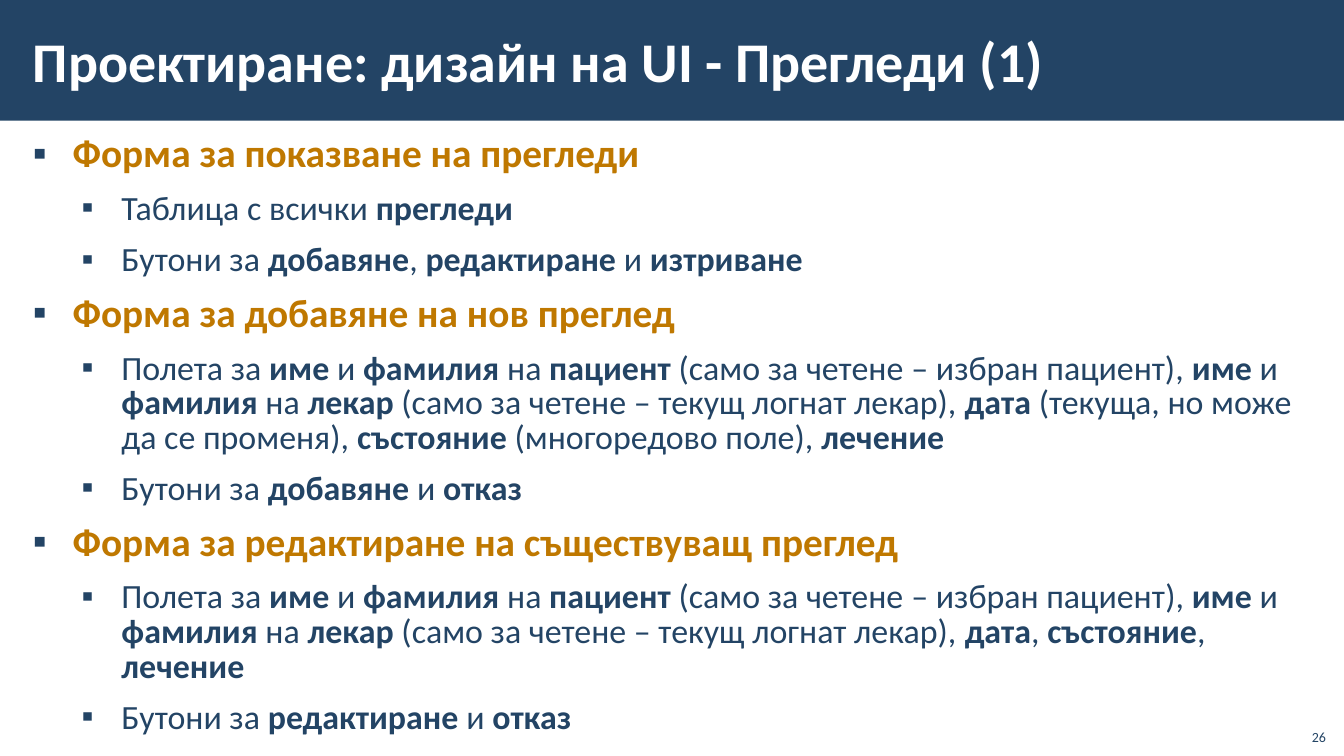
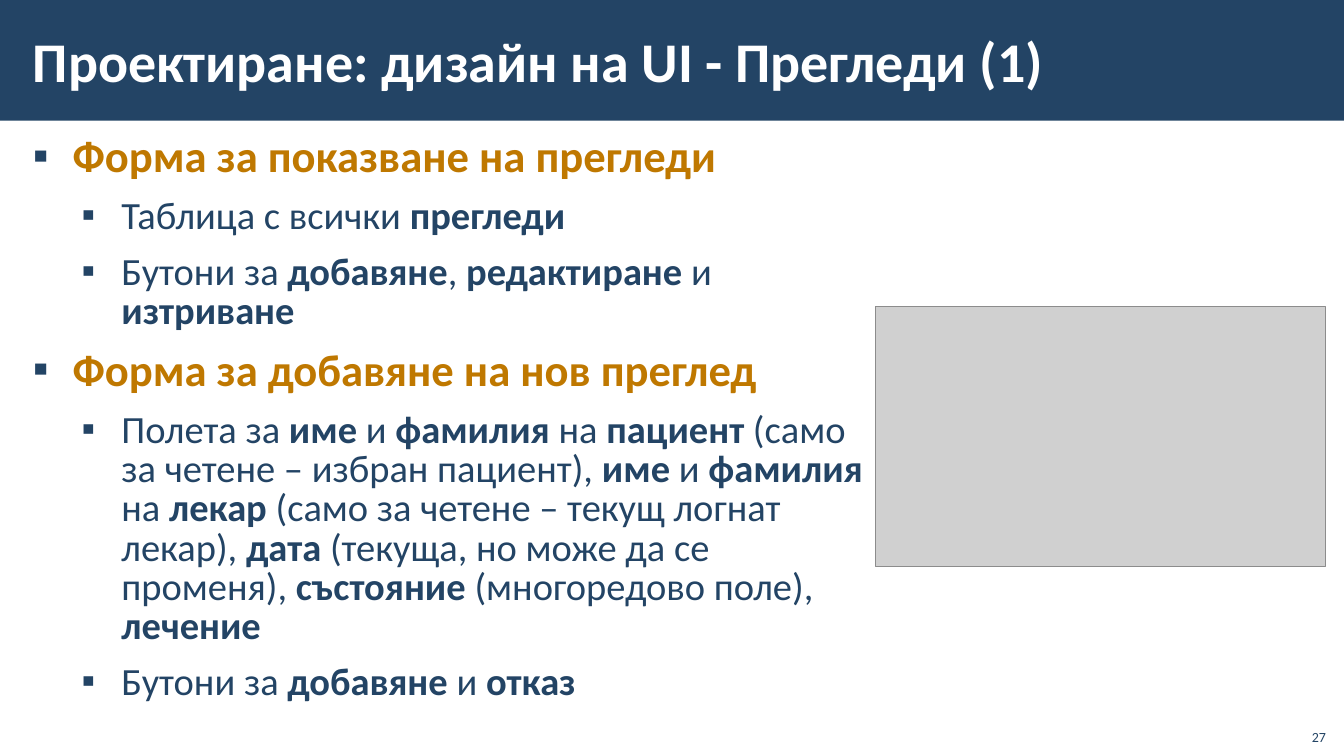
Before and after one commit to BG-IT-Edu/School-Programming, a slide deck: slide 27 of Courses/Software-Sciences/Module-4-Information-Systems-New/09-Lifecycle-of-Information-System/09-Lifecycle-of-Information-System.pptx (slide 26 before the commit). Drawn at 1344x756 pixels with LibreOffice and Linux fonts; fonts in the diff are those of the drawing; grey boxes stand for pictures; background and template pictures are left out. Boxes give left, top, right and bottom in pixels: in the first picture for what was removed or moved away, otherwise in the second. Text is boxed around its words. In the diff, an @@ line names an element or a change of style, - is before the commit and + after.

```diff
--- a/Courses/Software-Sciences/Module-4-Information-Systems-New/09-Lifecycle-of-Information-System/09-Lifecycle-of-Information-System.pptx
+++ b/Courses/Software-Sciences/Module-4-Information-Systems-New/09-Lifecycle-of-Information-System/09-Lifecycle-of-Information-System.pptx
@@ text "Форма за показване на прегледи" at <box>73,141,863,702</box>: size 28.1 to 31.9 pt in "Форма за показване на прегледи", "Форма за добавяне на нов преглед"; size 24.2 to 27.5 pt in "Таблица с всички прегледи", "Бутони за добавяне, редактиране и изтриване", "Полета за име и фамилия на пациент ...", "Бутони за добавяне и отказ" @@
@@ picture added at <box>875,307,1326,566</box> @@
@@ text at <box>73,529,1278,735</box>: paragraphs removed @@
-▪ Форма за редактиране на съществуващ преглед
-  ▪ Полета за име и фамилия на пациент (само за четене – избран пациент), име и фамилия на лекар (само за четене – текущ логнат лекар), дата, състояние, лечение
-  ▪ Бутони за редактиране и отказ
@@ page number at <box>1312,733,1326,742</box>: text changed @@
-26
+27
```
Also in this commit, not shown: 9 other slides changed, 3 slides added.
